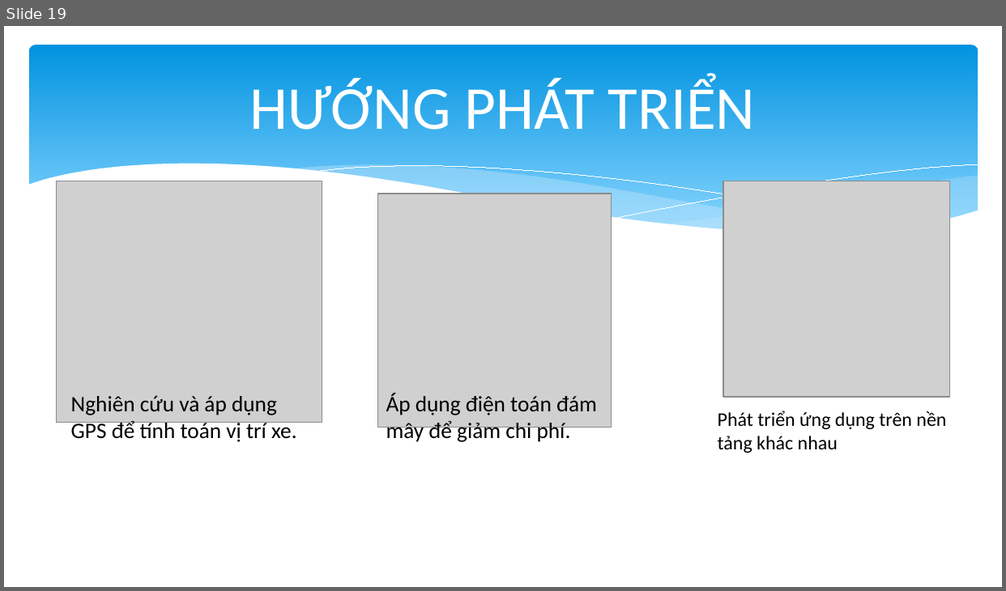
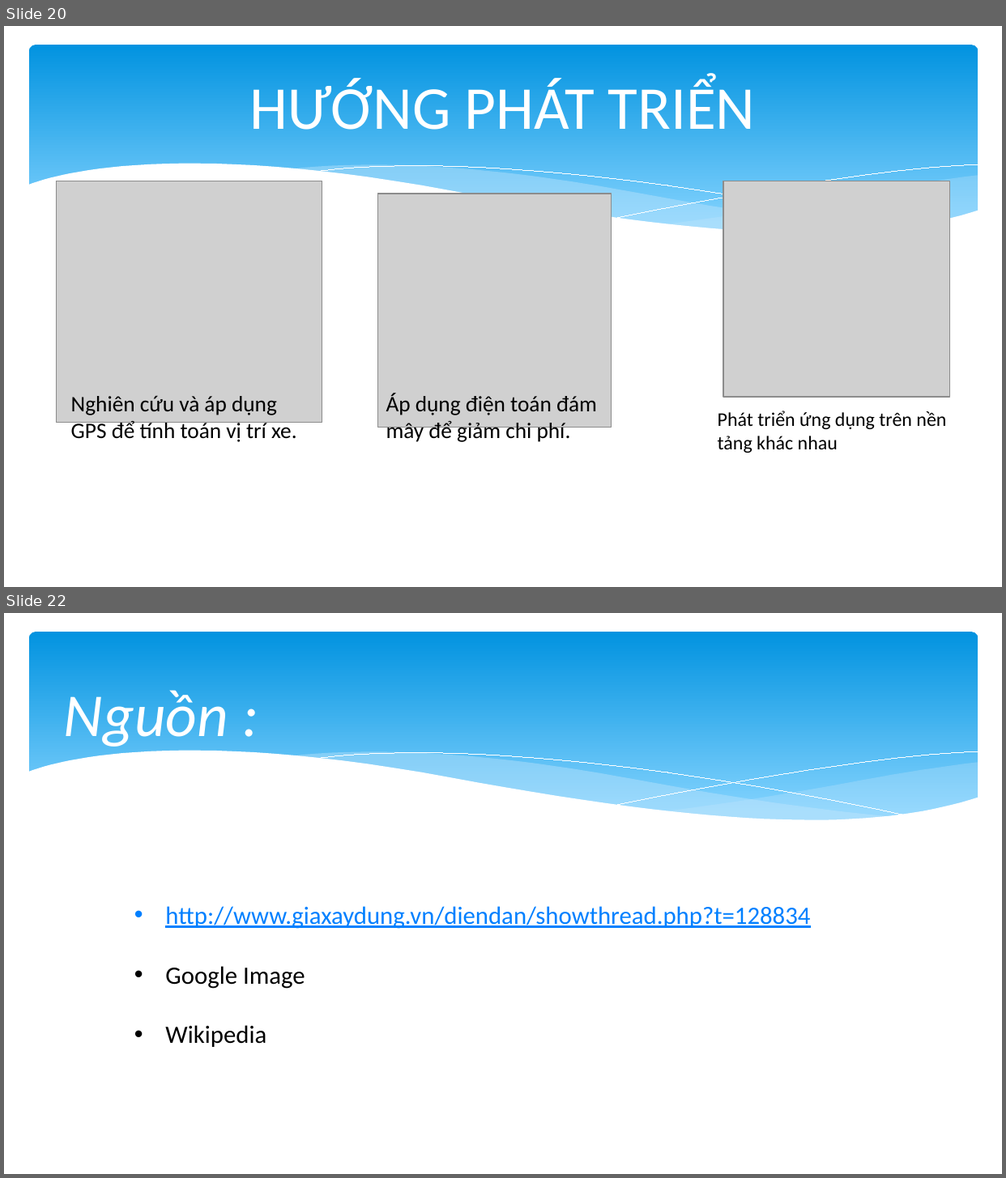
Before and after one commit to quoctrungdh/TaxiApp, a slide deck: BaoCao.pptx. Shown one above the other, each under a label of ours: slide 19 before the commit, slides 20 and 22 after it; the slides between them are not shown. The pictures are 1006x591 and 1006x1178 pixels, drawn with LibreOffice and Linux fonts; fonts in the diff are those of the drawing; grey boxes stand for pictures. Boxes give left, top, right and bottom in pixels: in the first picture for what was removed or moved away, otherwise in the second. Text is boxed around its words. In the diff, an @@ line names an element or a change of style, - is before the commit and + after.

```diff
--- a/BaoCao.pptx
+++ b/BaoCao.pptx
@@ slide 22 added at bbox=[4, 613, 1002, 1174], background #FFFFFF; not listed: 6 template elements that a slide beside it also shows @@
@@ title added at bbox=[64, 690, 228, 751], 44 pt, text #FFFFFF, italic @@
+Nguồn :
@@ text added at bbox=[165, 906, 810, 1047], 18 pt, text #0080FF, underline @@
+• http://www.giaxaydung.vn/diendan/showthread.php?t=128834
+• Google Image
+• Wikipedia
@@ what was slide 19 is now slide 20 @@
```
Also in this commit, not shown: 2 slides changed, 3 other slides added, 1 slide removed.
